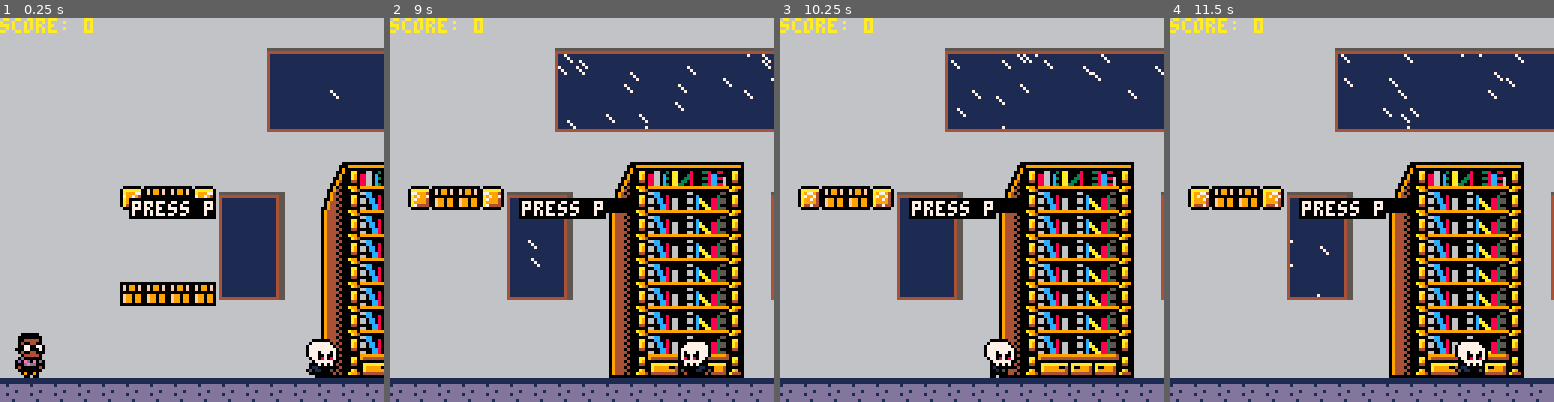
Above: before the commit, frames 1-4 (left to right).
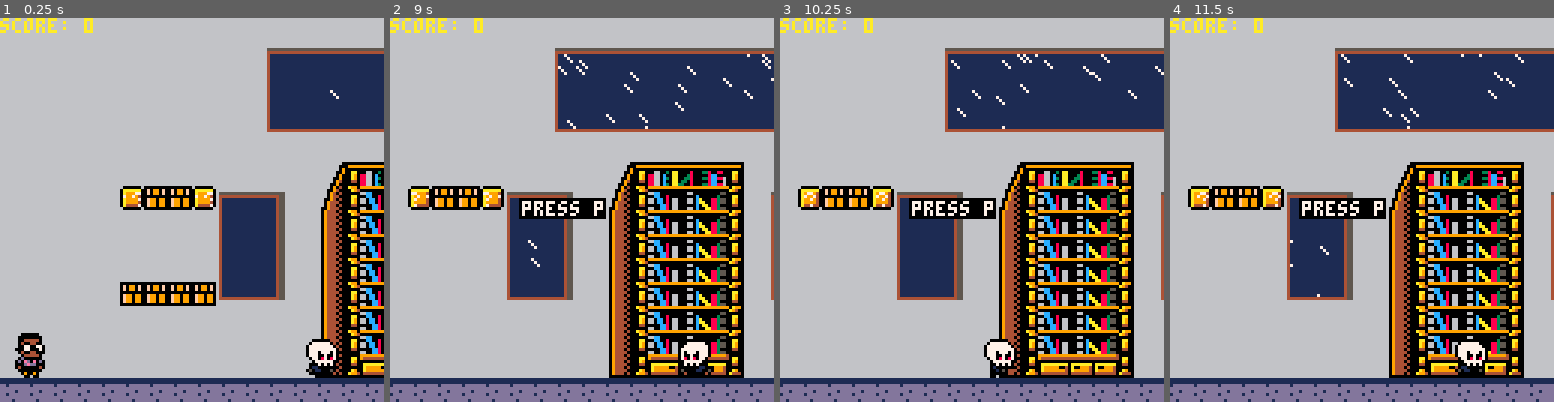
Above: after the commit, the same moments.

Repository: cwrightlibrary/pico-8
Game: PICO-8 cartridge library_game/carts/library-game.p8
Two runs of this game, one before a commit and one after it. Both use one fixed random seed, a clock stepped at 60 frames per second and the inputs below.
Inputs:
- Up to frame 1 (0.25 s): no input
- Up to frame 2 (9 s): tap X (X key) at 0.33, 1.07, 1.85, 2.97, 4.08, 5.2, 6.32, 7.43, 8.55 s; tap O (Z key) at 0.7, 1.7, 2.1, 2.5, 2.9, 3.3, 3.7, 4.1, 4.5, 4.9, 5.3, 5.7, 6.1, 6.5, 6.9, 7.3, 7.7, 8.1, 8.5, 8.9 s; hold Right 1.6-2.1 s; hold Right 2.47-3.03 s; hold Left 3.08-3.58 s; hold Right 4.02-4.68 s; hold Left 5.08-5.68 s; hold Right 6.08-6.58 s; hold Right 6.63-7.13 s; hold Right 7.5-8.07 s; hold Left 8.12-8.62 s
- Up to frame 3 (10.25 s): hold Right 9.05-9.72 s; tap O (Z key) at 9.3, 9.7, 10.1 s; tap X (X key) at 9.67 s; hold Left from 10.12 s (still down)
- Up to frame 4 (11.5 s): tap O (Z key) at 10.5, 10.9, 11.3 s; release Left at 10.72 s; tap X (X key) at 10.78 s; hold Right from 11.12 s (still down)

The runs differ from the first frame. In frame 1, 1.0% of the frame differs, in the area x 33-57%, y 46-53%; in frame 2, 0.2%; in frame 3, 0.2%; in frame 4, 0.2%.

Commit message:
Add files via upload

Diff:
--- a/library_game/carts/library-game.p8
+++ b/library_game/carts/library-game.p8
@@ -76,11 +76,9 @@
  add_sk_small()
  print('score: '..p.score,cam_x,0,10)
  break_brick()
- rectfill(cam_x+43,60,cam_x+71,66,0)
- print('press p',cam_x+44,61,7)
  if p.hit
  and p.y>140 then
-  rectfill(cam_x+43,60,cam_x+81,64,0)
+  rectfill(cam_x+43,60,cam_x+71,66,0)
   print('press p',cam_x+44,61,7)
  end
 end
@@ -544,13 +542,16 @@
     end
    end
    sk_small.x+=sk_small.dx
-   if object_collide(p.x+2,p.y+p.h,p.x+2+p.w-4,p.y+p.h+1,sk_small.x,sk_small.y,sk_small.x+sk_small.w-2,sk_small.y+1)
+   if object_collide(p.x+2,p.y+p.h,p.x+2+p.w-4,p.y+p.h+1,sk_small.x,sk_small.y,sk_small.x+sk_small.w,sk_small.y+1)
    and not p.jumping
-   and p.falling
-    then
-    if sk_small.hit==false then
+   and p.falling then
+    if not sk_small.hit then
      sk_small.hit=true
     end
+   elseif object_collide(p.x+3,p.y+1,p.x+3+p.w-6,p.y+1+p.h-1,sk_small.x+2,sk_small.y,sk_small.x+sk_small.w,sk_small.y+2+sk_small.h-4)
+   and not object_collide(p.x+2,p.y+p.h,p.x+p.w-2,p.y+p.h+1,sk_small.x,sk_small.y,sk_small.x+sk_small.w-2,sk_small.y+1)
+   and not sk_small.hit then
+    p.hit=true
    end
   end
  end
